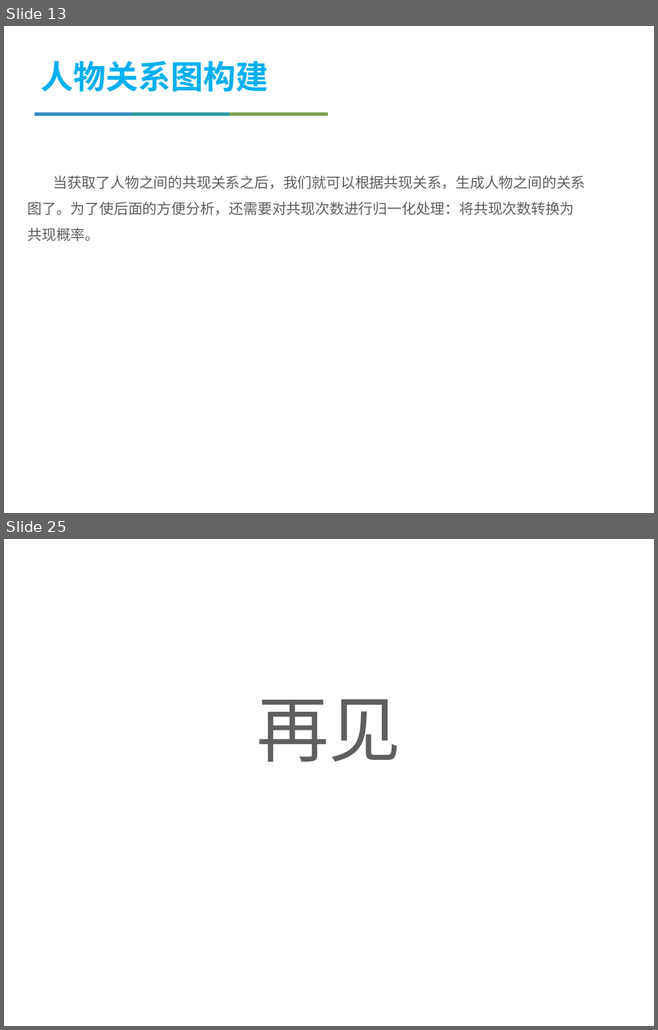
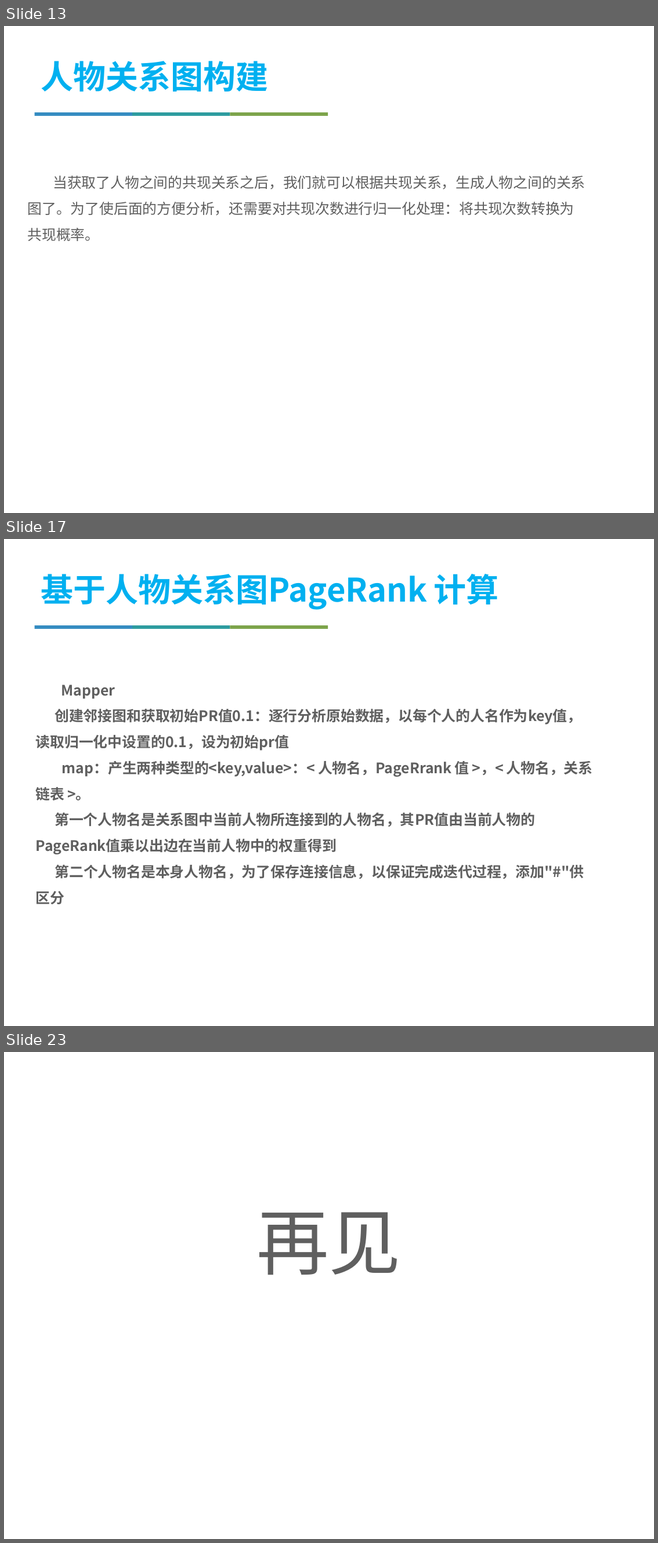
Before and after one commit to jiyizheng/bigdata, a slide deck: mp.pptx. Shown one above the other, each under a label of ours: slides 13 and 25 before the commit, slides 13, 17 and 23 after it; the slides between them are not shown. The pictures are 658x1030 and 658x1543 pixels, drawn with LibreOffice and Linux fonts; fonts in the diff are those of the drawing; background and template pictures are left out. Boxes give left, top, right and bottom in pixels: in the first picture for what was removed or moved away, otherwise in the second. Text is boxed around its words. In the diff, an @@ line names an element or a change of style, - is before the commit and + after.

```diff
--- a/mp.pptx
+++ b/mp.pptx
@@ slide 17 added at (x1=4, y1=539, x2=654, y2=1026), background #FFFFFF @@
@@ text added at (x1=41, y1=574, x2=498, y2=610), 36 pt, text #00B0F0, bold @@
+基于人物关系图PageRank 计算
@@ rectangle added at (x1=35, y1=625, x2=133, y2=629), fill #358CC1 @@
@@ rectangle added at (x1=132, y1=625, x2=230, y2=629), fill #2D9C9F @@
@@ rectangle added at (x1=230, y1=625, x2=328, y2=629), fill #7DA44B @@
@@ text added at (x1=36, y1=685, x2=593, y2=904), 16 pt, text #5F5F5F, bold @@
+Mapper
+创建邻接图和获取初始PR值0.1：逐行分析原始数据，以每个人的人名作为key值，读取归一化中设置的0.1，设为初始pr值
+map：产生两种类型的<key,value>：< 人物名，PageRrank 值 >，< 人物名，关系链表 >。
+第一个人物名是关系图中当前人物所连接到的人物名，其PR值由当前人物的PageRank值乘以出边在当前人物中的权重得到
+第二个人物名是本身人物名，为了保存连接信息，以保证完成迭代过程，添加"#"供区分
@@ what was slide 25 is now slide 23 @@
```
Also in this commit, not shown: 9 slides changed, 6 other slides added, 10 slides removed, 2 other files.
